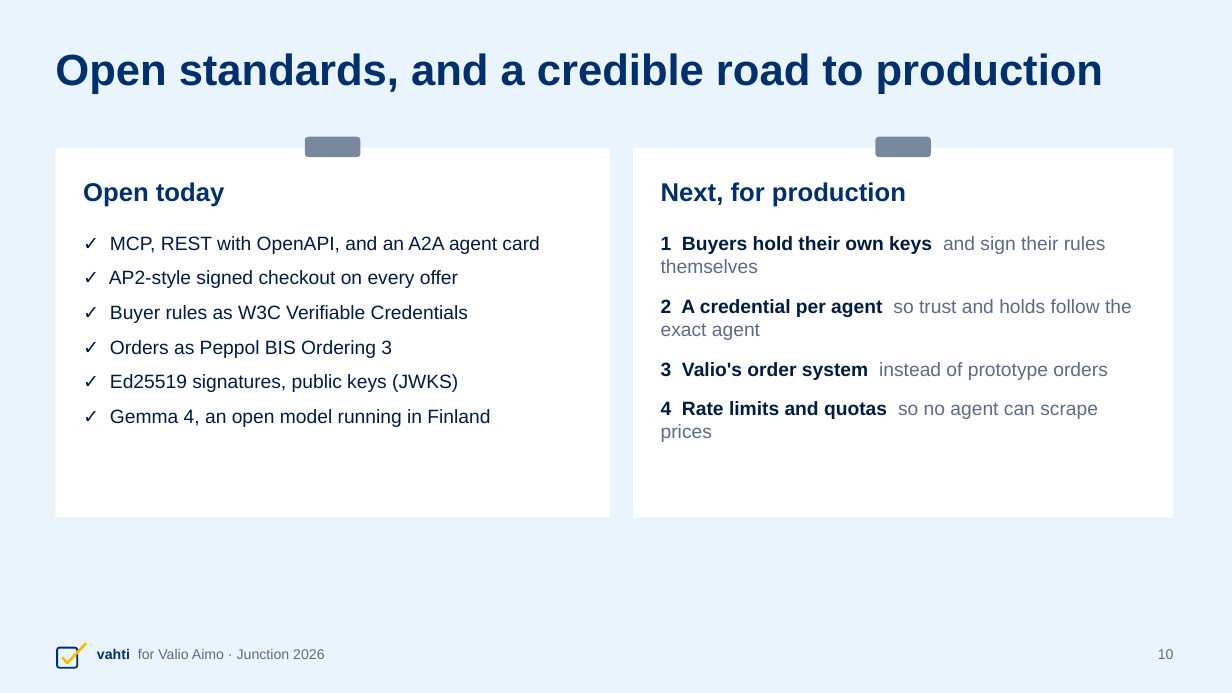
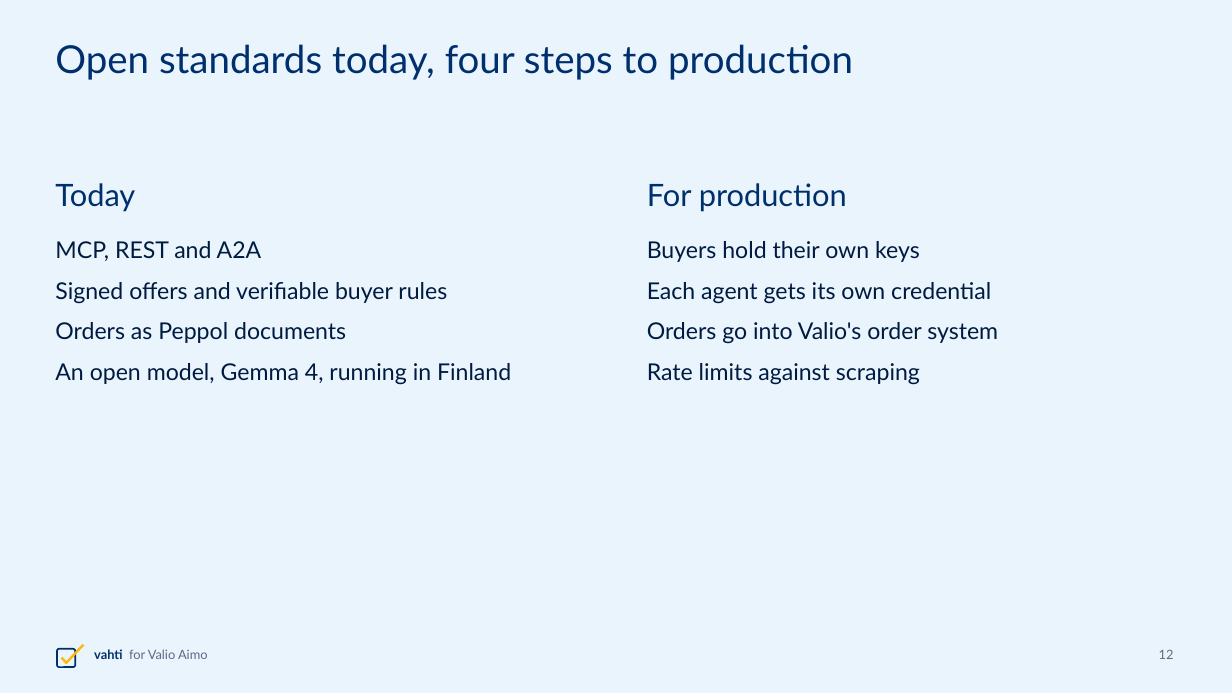
Before and after one commit to Asmoww/junction-valio, a slide deck: slide 12 of docs/presentation/vahti-pitch.pptx (slide 10 before the commit). Drawn at 1232x693 pixels with LibreOffice and Linux fonts; fonts in the diff are those of the drawing. Boxes give left, top, right and bottom in pixels: in the first picture for what was removed or moved away, otherwise in the second. Text is boxed around its words. In the diff, an @@ line names an element or a change of style, - is before the commit and + after.

```diff
--- a/docs/presentation/vahti-pitch.pptx
+++ b/docs/presentation/vahti-pitch.pptx
@@ text at box(55, 44, 853, 80): text changed; size 34 to 30 pt; font Arial to Lato; bold off @@
-Open standards, and a credible road to production
+Open standards today, four steps to production
@@ rectangle removed at box(55, 148, 610, 518) @@
@@ rounded rectangle removed at box(305, 137, 360, 157) @@
@@ rectangle removed at box(633, 148, 1174, 518) @@
@@ rounded rectangle removed at box(875, 137, 931, 157) @@
@@ text at box(55, 183, 135, 212): text changed; size 20 to 24 pt; font Arial to Lato; bold off @@
-Open today
+Today
@@ text at box(647, 183, 847, 212): text changed; size 20 to 24 pt; font Arial to Lato; bold off @@
-Next, for production
+For production
@@ text at box(55, 241, 511, 385): text changed; size 15 to 18 pt; font Arial to Lato @@
-✓ MCP, REST with OpenAPI, and an A2A agent card
-✓ AP2-style signed checkout on every offer
-✓ Buyer rules as W3C Verifiable Credentials
-✓ Orders as Peppol BIS Ordering 3
-✓ Ed25519 signatures, public keys (JWKS)
-✓ Gemma 4, an open model running in Finland
+MCP, REST and A2A
+Signed offers and verifiable buyer rules
+Orders as Peppol documents
+An open model, Gemma 4, running in Finland
@@ text at box(647, 241, 998, 385): text changed; size 15 to 18 pt; font Arial to Lato; text colour #5B6B86 to #001B40 @@
-1 Buyers hold their own keys and sign their rules themselves
-2 A credential per agent so trust and holds follow the exact agent
-3 Valio's order system instead of prototype orders
-4 Rate limits and quotas so no agent can scrape prices
+Buyers hold their own keys
+Each agent gets its own credential
+Orders go into Valio's order system
+Rate limits against scraping
@@ rounded rectangle at box(57, 649, 76, 667): outline #002F6D 1.43 pt to #002F6D 1.3 pt @@
@@ freeform shape at box(62, 645, 84, 664): outline #FCB900 1.98 pt to #FCB900 1.8 pt; outline redrawn @@
@@ text at box(94, 649, 208, 659): text changed; size 11 to 10 pt; font Arial to Lato @@
-vahti for Valio Aimo · Junction 2026
+vahti for Valio Aimo
@@ text removed at box(1158, 649, 1174, 659) @@
-10
@@ text added at box(1159, 650, 1174, 659), 10 pt, text #5B6B86 @@
+12
```
Also in this commit, not shown: 6 other slides changed, 9 slides added, 5 slides removed, 24 other files.
